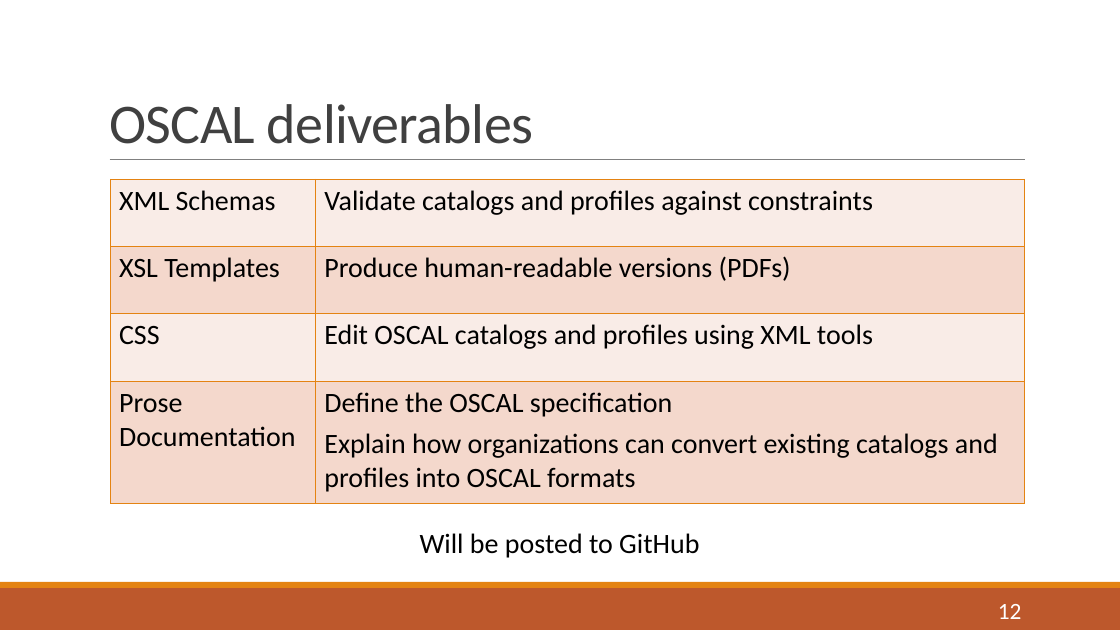
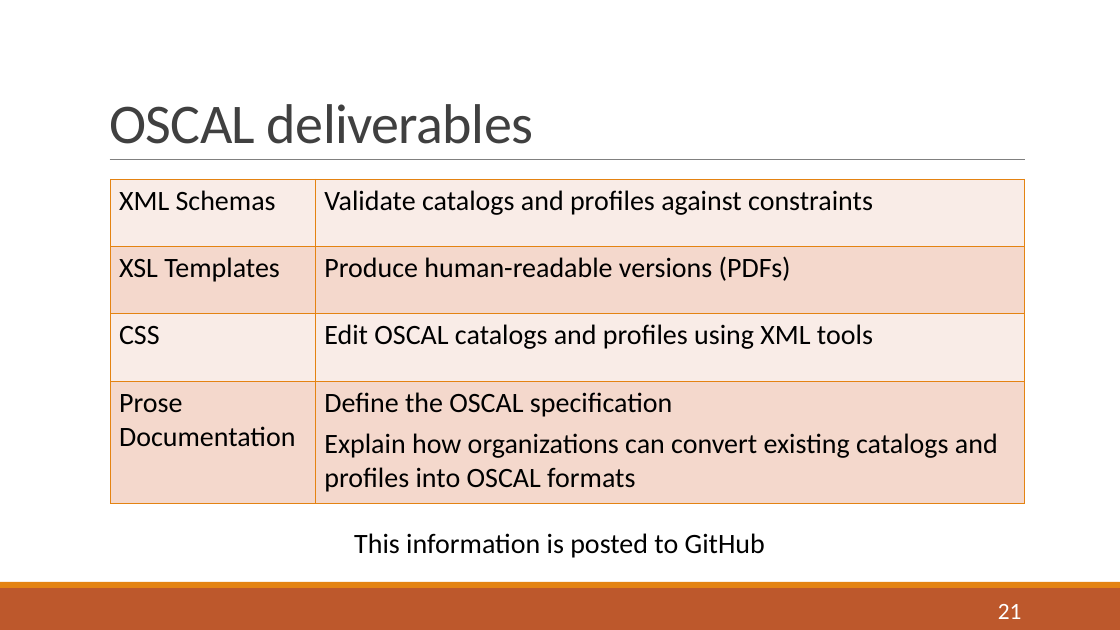
Before and after one commit to usnistgov/OSCAL, a slide deck: slide 21 of docs/presentations/OSCAL Overview 20170810 with draft notes.pptx (slide 12 before the commit). Drawn at 1120x630 pixels with LibreOffice and Linux fonts; fonts in the diff are those of the drawing. Boxes give left, top, right and bottom in pixels: in the first picture for what was removed or moved away, otherwise in the second. Text is boxed around its words. In the diff, an @@ line names an element or a change of style, - is before the commit and + after.

```diff
--- a/docs/presentations/OSCAL Overview 20170810 with draft notes.pptx
+++ b/docs/presentations/OSCAL Overview 20170810 with draft notes.pptx
@@ text at <box>354,533,765,558</box>: text changed @@
-Will be posted to GitHub
+This information is posted to GitHub
@@ page number at <box>998,604,1022,619</box>: text changed @@
-12
+21
```
Also in this commit, not shown: 13 other slides changed, 4 slides added, 1 other file.
